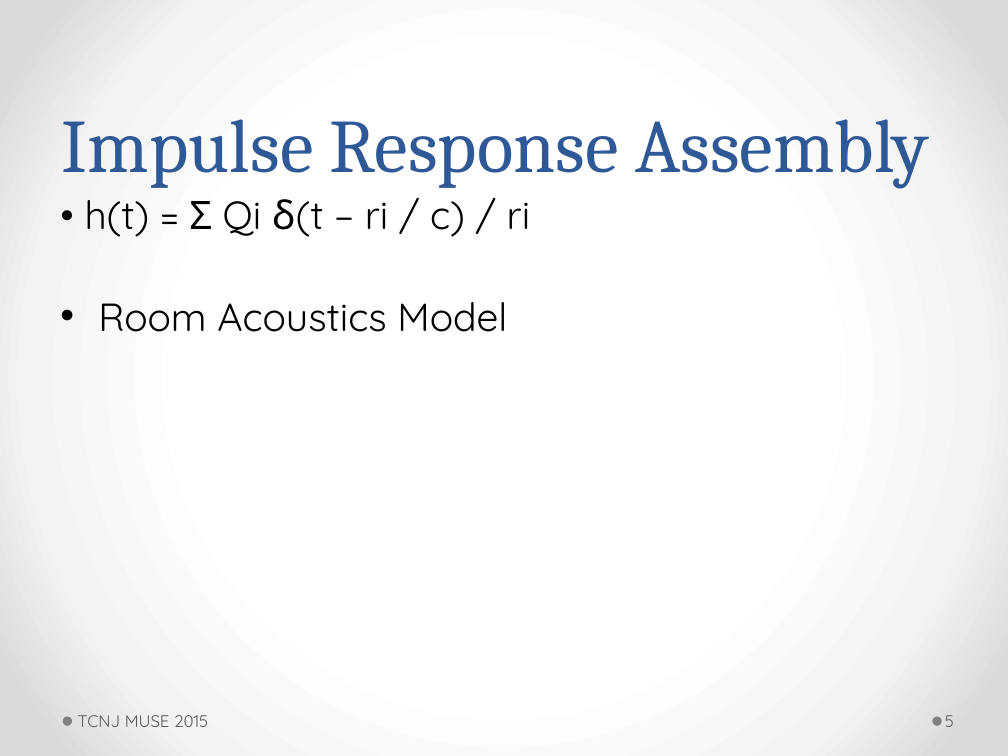
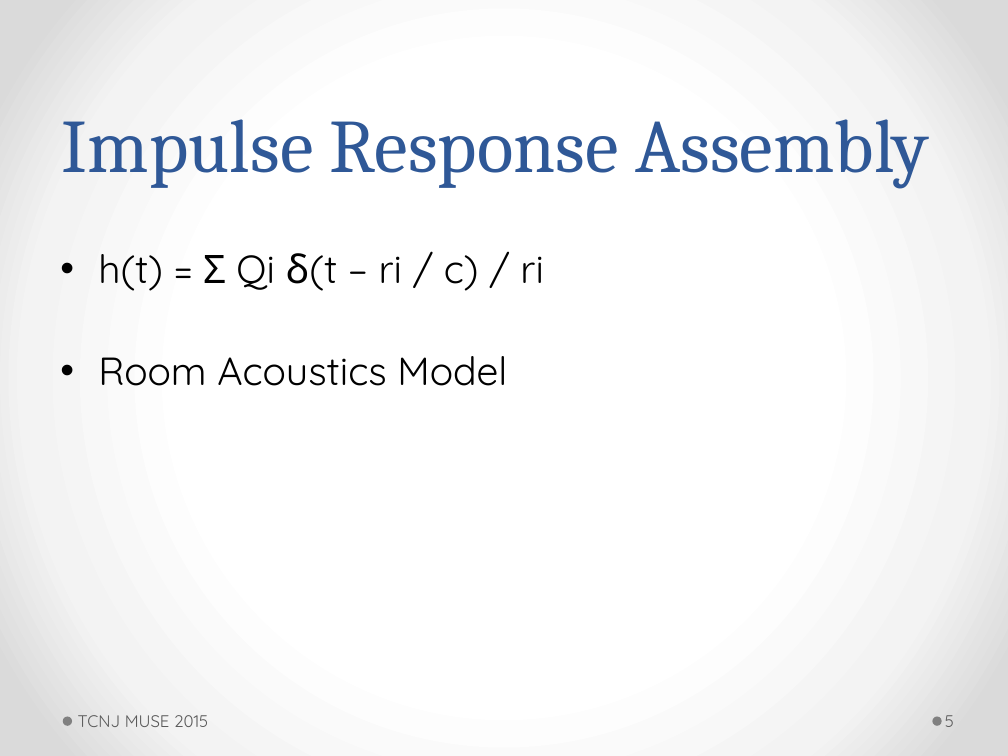
Before and after one commit to ActiveNoiseCancellationResearch/MUSE-Research, a slide deck: slide 5 of proj_anc/doc/jswift/7_23_2015_powerpoint.pptm. Drawn at 1008x756 pixels with LibreOffice and Linux fonts; fonts in the diff are those of the drawing. Boxes give left, top, right and bottom in pixels: in the first picture for what was removed or moved away, otherwise in the second. Text is boxed around its words. In the diff, an @@ line names an element or a change of style, - is before the commit and + after.

```diff
--- a/proj_anc/doc/jswift/7_23_2015_powerpoint.pptm
+++ b/proj_anc/doc/jswift/7_23_2015_powerpoint.pptm
@@ text at <box>98,253,543,291</box>: text changed @@
-• h(t) = Σ Qi δ(t – ri / c) / ri
+• h(t) = Σ Qi δ(t – ri / c) / ri
```
Also in this commit, not shown: 7 other slides changed, 1 slide removed, 57 other files.
